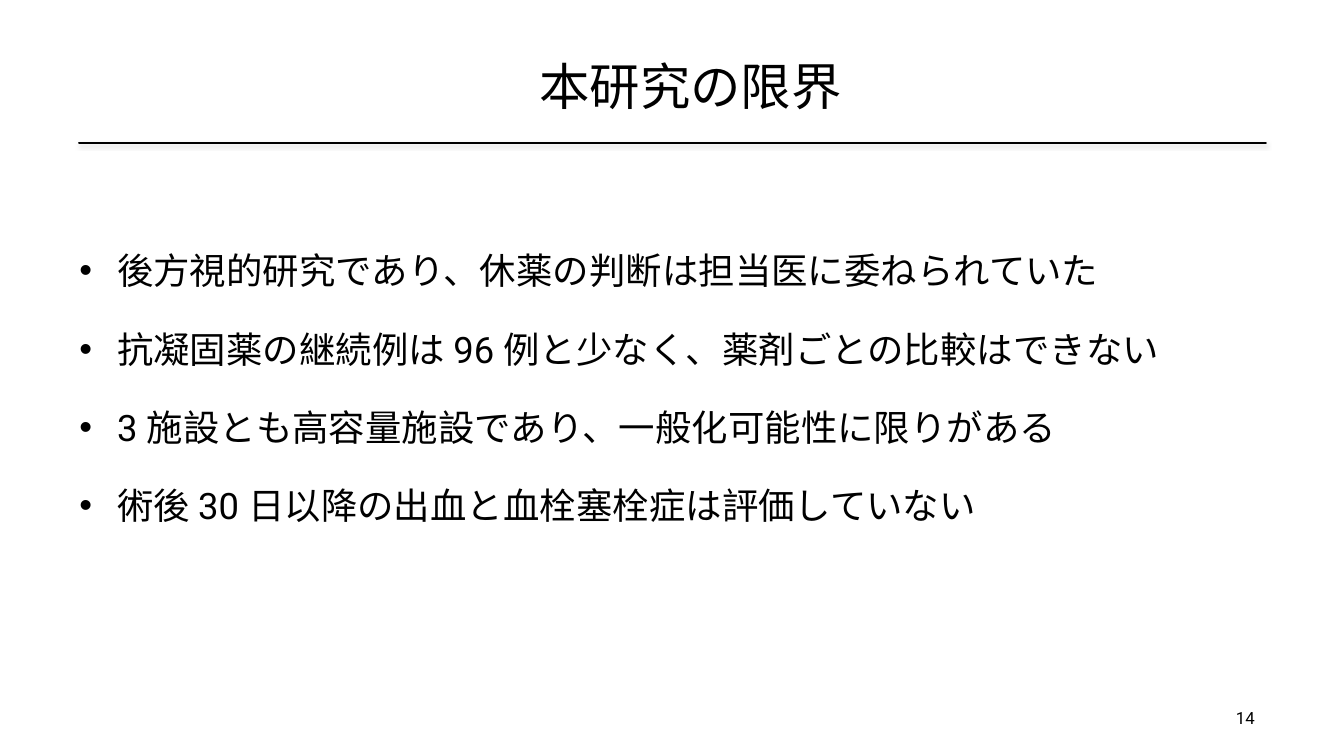
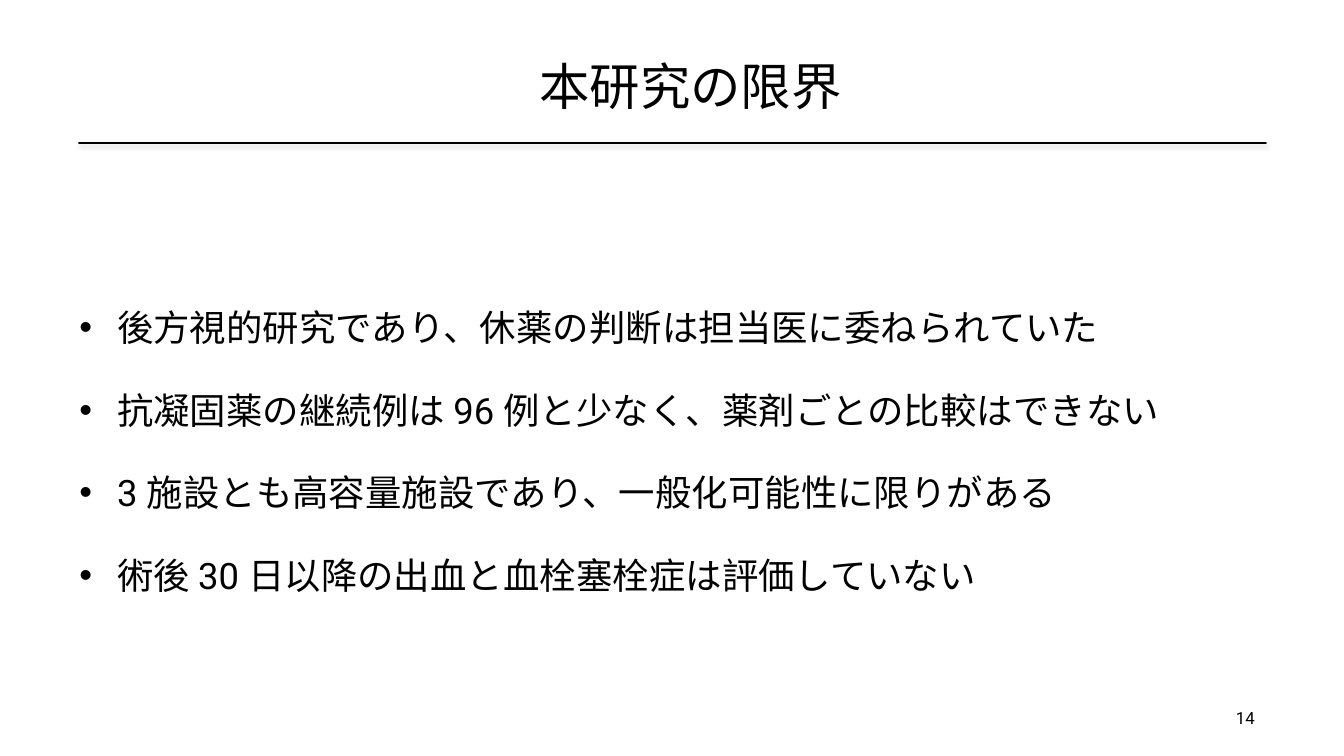
Before and after one commit to masa-med-ai/2026-7-Claude-, a slide deck: slide 14 of samples/学会発表サンプル2_ESD後出血_王道デザイン.pptx. Drawn at 1344x756 pixels with LibreOffice and Linux fonts; fonts in the diff are those of the drawing; background and template pictures are left out. Boxes give left, top, right and bottom in pixels: in the first picture for what was removed or moved away, otherwise in the second. Text is boxed around its words. In the diff, an @@ line names an element or a change of style, - is before the commit and + after.

```diff
--- a/samples/学会発表サンプル2_ESD後出血_王道デザイン.pptx
+++ b/samples/学会発表サンプル2_ESD後出血_王道デザイン.pptx
@@ text "後方視的研究であり、休薬の判断は担当医に委ねられていた": place and size @@
-text "後方視的研究であり、休薬の判断は担当医に委ねられていた" at [117,253,1159,522]
+text "後方視的研究であり、休薬の判断は担当医に委ねられていた" at [117,310,1159,592]
@@ text "後方視的研究であり、休薬の判断は担当医に委ねられていた" at [117,310,1159,592]: line spacing 1.6 to 1.7 @@
```
Also in this commit, not shown: 6 other slides changed, 2 other files.
